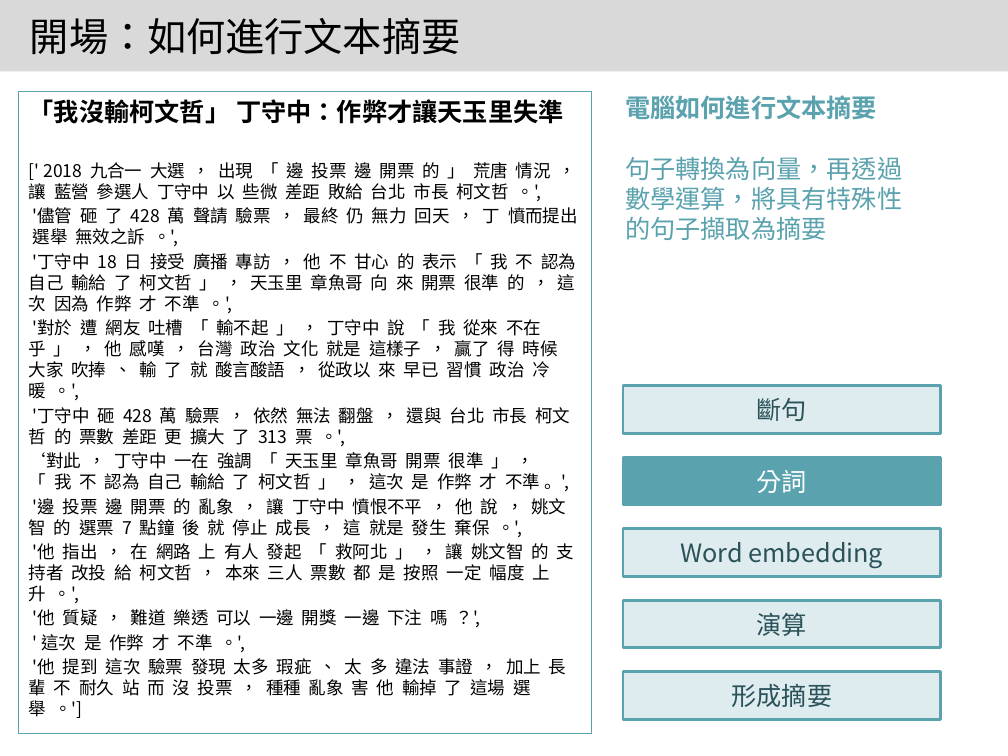
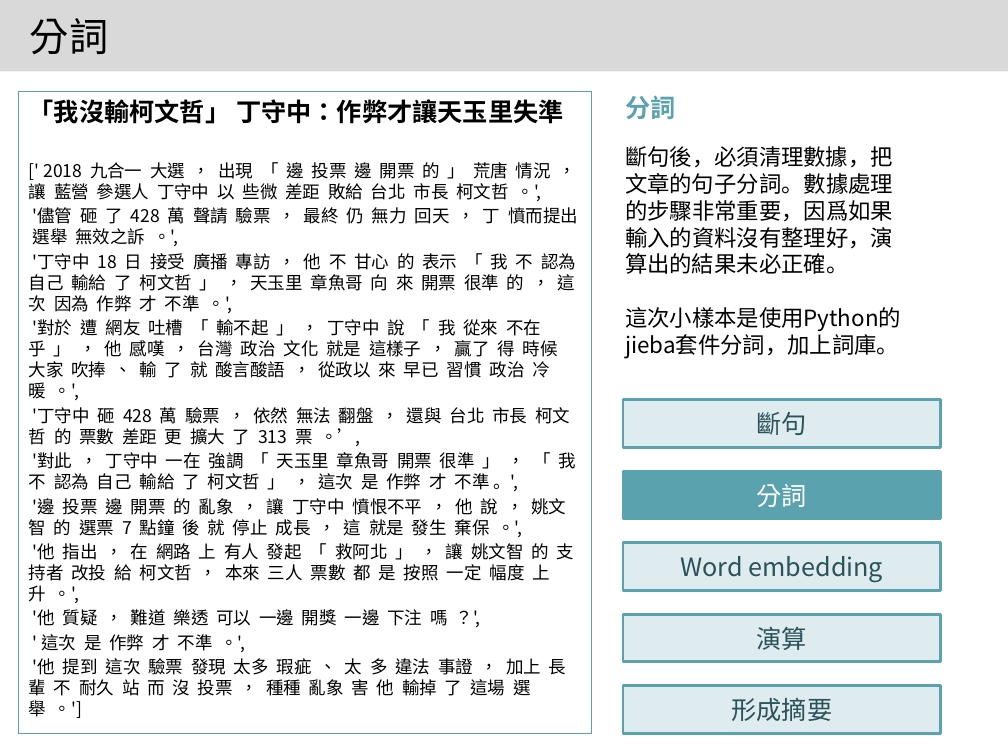
Before and after one commit to 1napcompsci/Automatic-Text-Summarization, a slide deck: slide 7 of Summarization with Yahoo - SETN/實習專案報告 Template (Revised).pptx. Drawn at 1008x756 pixels with LibreOffice and Linux fonts; fonts in the diff are those of the drawing. Boxes give left, top, right and bottom in pixels: in the first picture for what was removed or moved away, otherwise in the second. Text is boxed around its words. In the diff, an @@ line names an element or a change of style, - is before the commit and + after.

```diff
--- a/Summarization with Yahoo - SETN/實習專案報告 Template (Revised).pptx
+++ b/Summarization with Yahoo - SETN/實習專案報告 Template (Revised).pptx
@@ title at [30,18,108,54]: text changed @@
-開場：如何進行文本摘要
+分詞
@@ text at [625,95,901,359]: text changed; size 18 to 16 pt; text colour #5AA2AE to #000000 @@
-電腦如何進行文本摘要
-句子轉換為向量，再透過數學運算，將具有特殊性的句子擷取為摘要
+分詞
+斷句後，必須清理數據，把文章的句子分詞。數據處理的步驟非常重要，因爲如果輸入的資料沒有整理好，演算出的結果未必正確。
+這次小樣本是使用Python的jieba套件分詞，加上詞庫。
@@ text at [29,407,577,491]: text changed @@
-'丁守中 砸 428 萬 驗票 ， 依然 無法 翻盤 ， 還與 台北 市長 柯文哲 的 票數 差距 更 擴大 了 313 票 。',
-‘對此 ， 丁守中 一在 強調 「 天玉里 章魚哥 開票 很準 」 ， 「 我 不 認為 自己 輸給 了 柯文哲 」 ， 這次 是 作弊 才 不準 。',
+'丁守中 砸 428 萬 驗票 ， 依然 無法 翻盤 ， 還與 台北 市長 柯文哲 的 票數 差距 更 擴大 了 313 票 。’,
+'對此 ， 丁守中 一在 強調 「 天玉里 章魚哥 開票 很準 」 ， 「 我 不 認為 自己 輸給 了 柯文哲 」 ， 這次 是 作弊 才 不準 。',
@@ 5 rectangles: place and size @@
-5 rectangles at [623,386,940,719]
+5 rectangles at [623,400,940,733]
```
Also in this commit, not shown: 14 other slides changed, 1 slide added.
